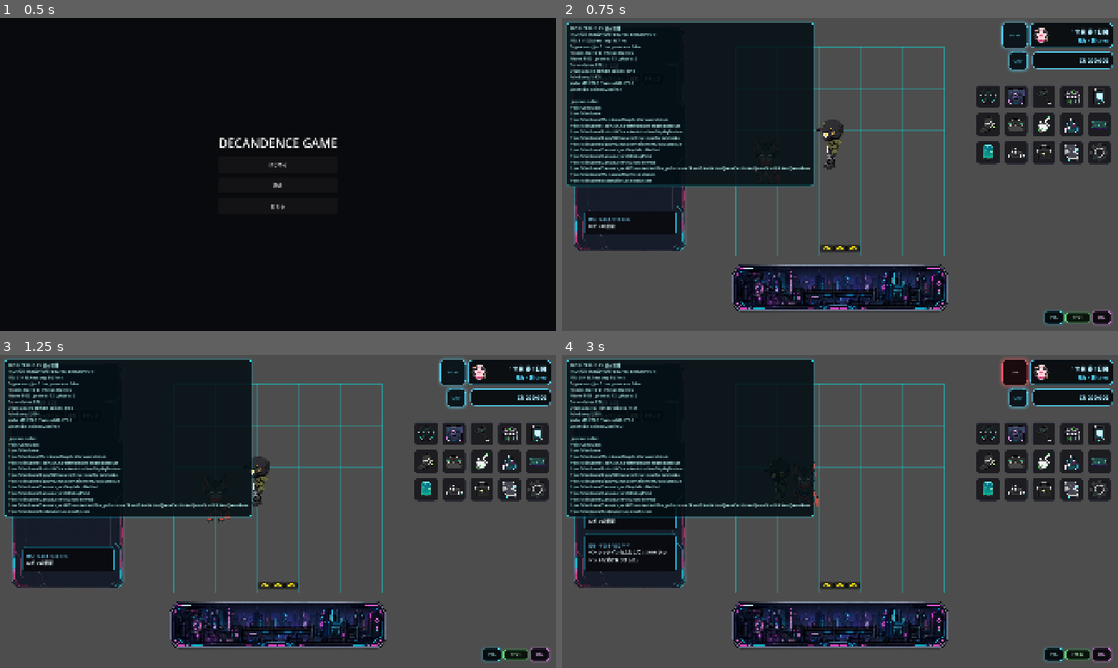
Above: before the commit, frames 1-4 (two rows, left to right).
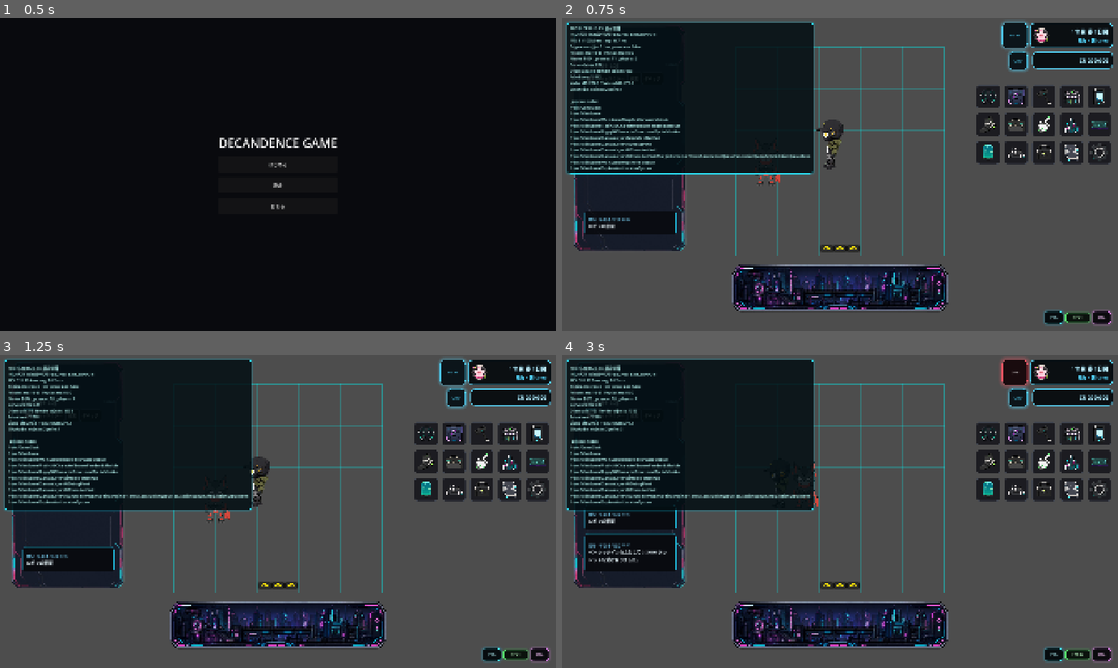
Above: after the commit, the same moments.

Repository: grimoire1089-coder/optimistic
Game: Godot game, scene res://Scenes/Boot/TitleScene.tscn
Two runs of this game, one before a commit and one after it. Both use one fixed random seed, a clock stepped at 60 frames per second and the inputs below. Sound files missing from this copy of the repository are replaced by a short silence.
Inputs:
- Up to frame 1 (0.5 s): no input
- Up to frame 2 (0.75 s): click "はじめる" at 0.5 s
- Up to frame 3 (1.25 s): no input
- Up to frame 4 (3 s): click "POS" at 1.25 s; click "POS-" at 2 s; click "BGM" at 2.75 s

Frame 1 is identical in both runs. In frame 2, 2.4% of the frame differs, in the area x 0-46%, y 12-54%; in frame 3, 5.9%; in frame 4, 6.0%, in the area x 0-46%, y 2-53%.

Commit message:
Move action item display updates to timer

Diff:
--- a/Scripts/Characters/Modules/AICharacterActionItemDisplayModule.gd
+++ b/Scripts/Characters/Modules/AICharacterActionItemDisplayModule.gd
@@ -21,7 +21,7 @@
 var _display_add_deferred := false
 var _current_icon_path := ""
 var _was_standing_lapis := false
-var _update_timer := 0.0
+var _update_timer: Timer
 
 
 func _ready() -> void:
@@ -29,7 +29,8 @@
 	_resolve_refs()
 	_was_standing_lapis = _is_standing_lapis_active()
 	_request_display()
-	set_process(true)
+	_ensure_update_timer()
+	_update_timer.start()
 
 
 func setup(body: Node2D) -> void:
@@ -37,17 +38,21 @@
 	_resolve_refs()
 	_was_standing_lapis = _is_standing_lapis_active()
 	_request_display()
-
-
-func _process(delta: float) -> void:
-	_update_timer -= maxf(delta, 0.0)
-	if _update_timer > 0.0:
-		return
-	_update_timer = maxf(_get_next_update_interval(), 0.05)
+	_ensure_update_timer()
+	if _update_timer != null and _update_timer.is_stopped():
+		_update_timer.start()
+
+
+func refresh_action_item_display() -> void:
 	_resolve_refs()
 	_snap_lapis_position_if_needed()
 	_request_display()
 	_update_display()
+	_sync_update_timer_interval()
+
+
+func _on_update_timer_timeout() -> void:
+	refresh_action_item_display()
 
 
 func _get_next_update_interval() -> float:
@@ -262,6 +267,29 @@
 	_body.add_child(_item_rect)
 
 
+func _ensure_update_timer() -> void:
+	if _update_timer != null and is_instance_valid(_update_timer):
+		return
+	_update_timer = Timer.new()
+	_update_timer.name = "ActionItemDisplayUpdateTimer"
+	_update_timer.one_shot = false
+	_update_timer.autostart = false
+	_update_timer.wait_time = maxf(idle_check_interval_seconds, 0.05)
+	_update_timer.timeout.connect(_on_update_timer_timeout)
+	add_child(_update_timer)
+
+
+func _sync_update_timer_interval() -> void:
+	if _update_timer == null or not is_instance_valid(_update_timer):
+		return
+	var next_wait_time := maxf(_get_next_update_interval(), 0.05)
+	if is_equal_approx(_update_timer.wait_time, next_wait_time):
+		return
+	_update_timer.wait_time = next_wait_time
+	if not _update_timer.is_stopped():
+		_update_timer.start()
+
+
 func _resolve_refs() -> void:
 	if _body == null:
 		_body = get_parent() as Node2D
